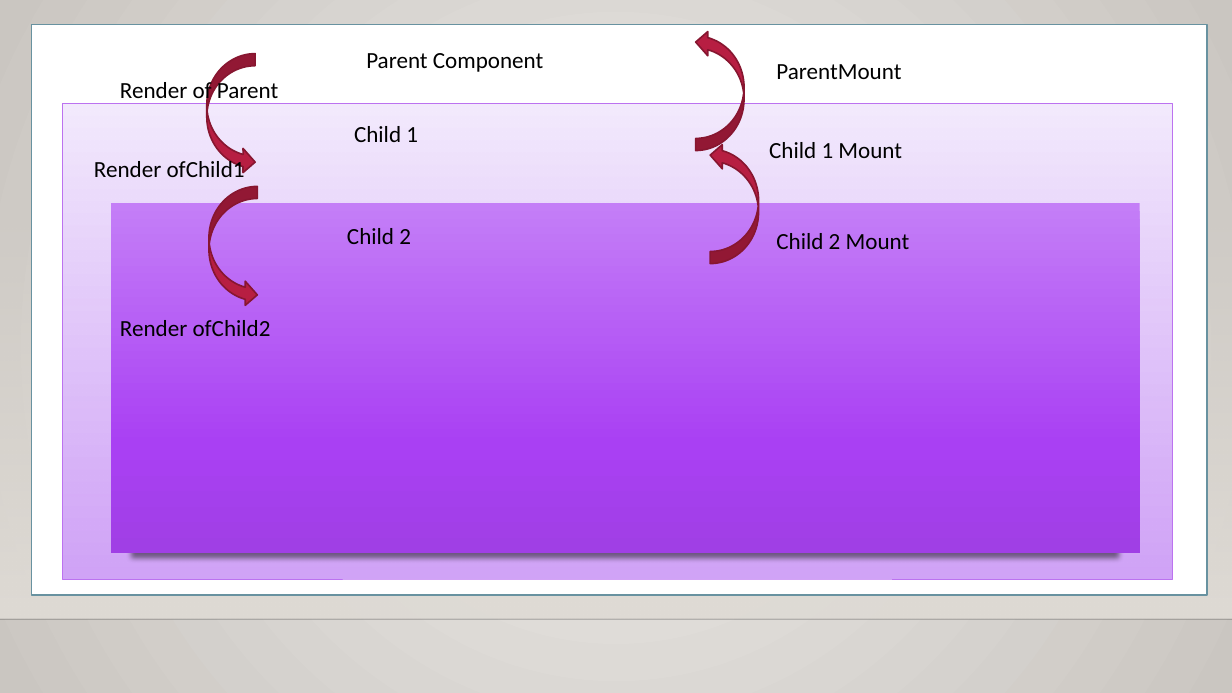
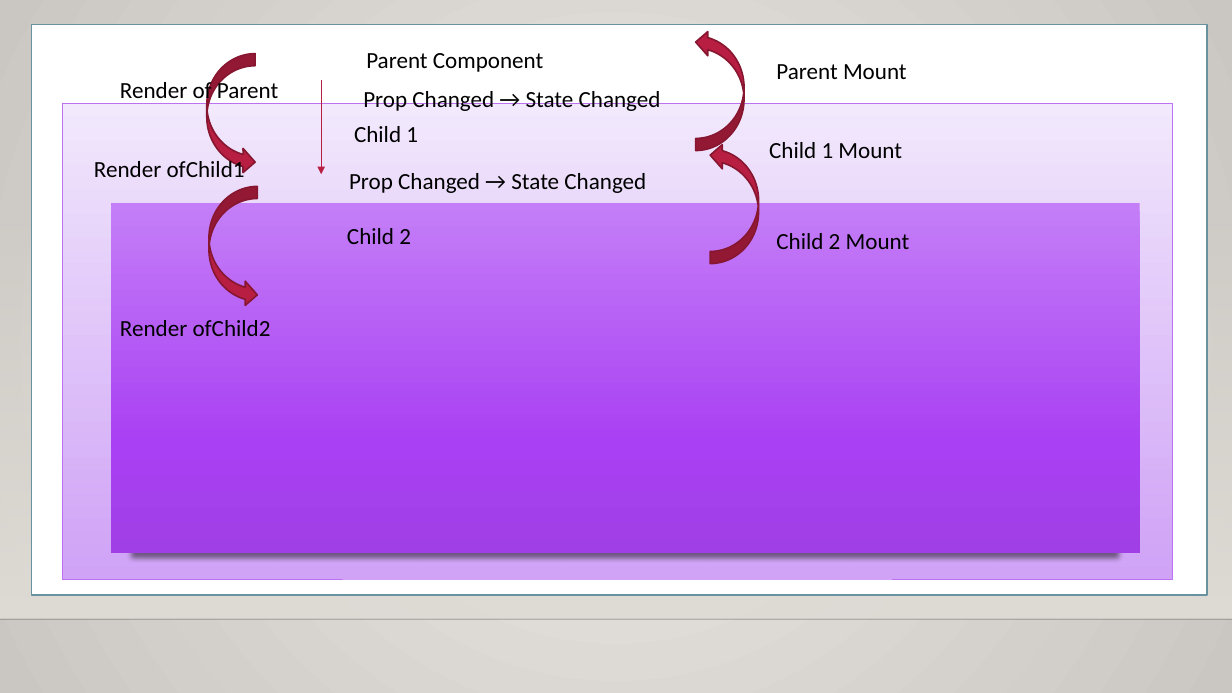
Before and after one commit to maheshsabnis/blazejan2021, a slide deck: slide 57 of Training_Notes_PPTs.pptx. Drawn at 1232x693 pixels with LibreOffice and Linux fonts; fonts in the diff are those of the drawing; background and template pictures are left out. Boxes give left, top, right and bottom in pixels: in the first picture for what was removed or moved away, otherwise in the second. Text is boxed around its words. In the diff, an @@ line names an element or a change of style, - is before the commit and + after.

```diff
--- a/Training_Notes_PPTs.pptx
+++ b/Training_Notes_PPTs.pptx
@@ arrow added from (322, 80) to (322, 175), #B71E42 0.75 pt @@
@@ text at <box>776,64,907,79</box>: spaces changed @@
-ParentMount
+Parent Mount
@@ text added at <box>363,91,661,111</box>, 18 pt, text #000000 @@
+Prop Changed → State Changed
@@ text added at <box>349,173,646,193</box>, 18 pt, text #000000 @@
+Prop Changed → State Changed
```
Also in this commit, not shown: 4 slides added, 4 other files.
